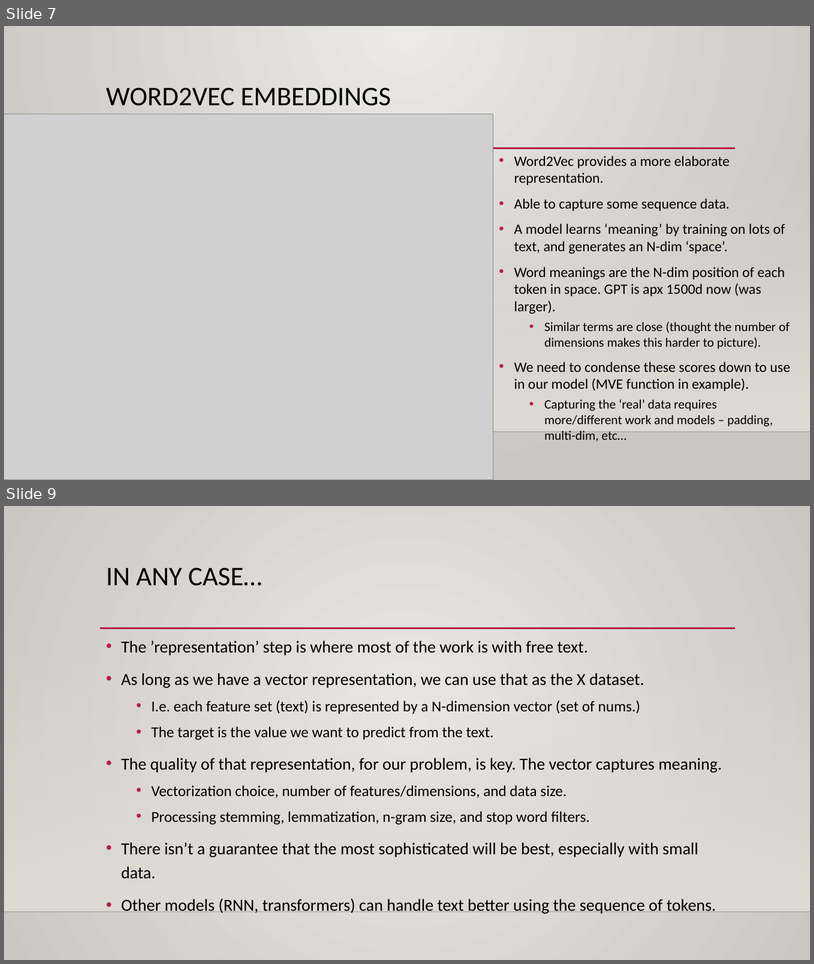
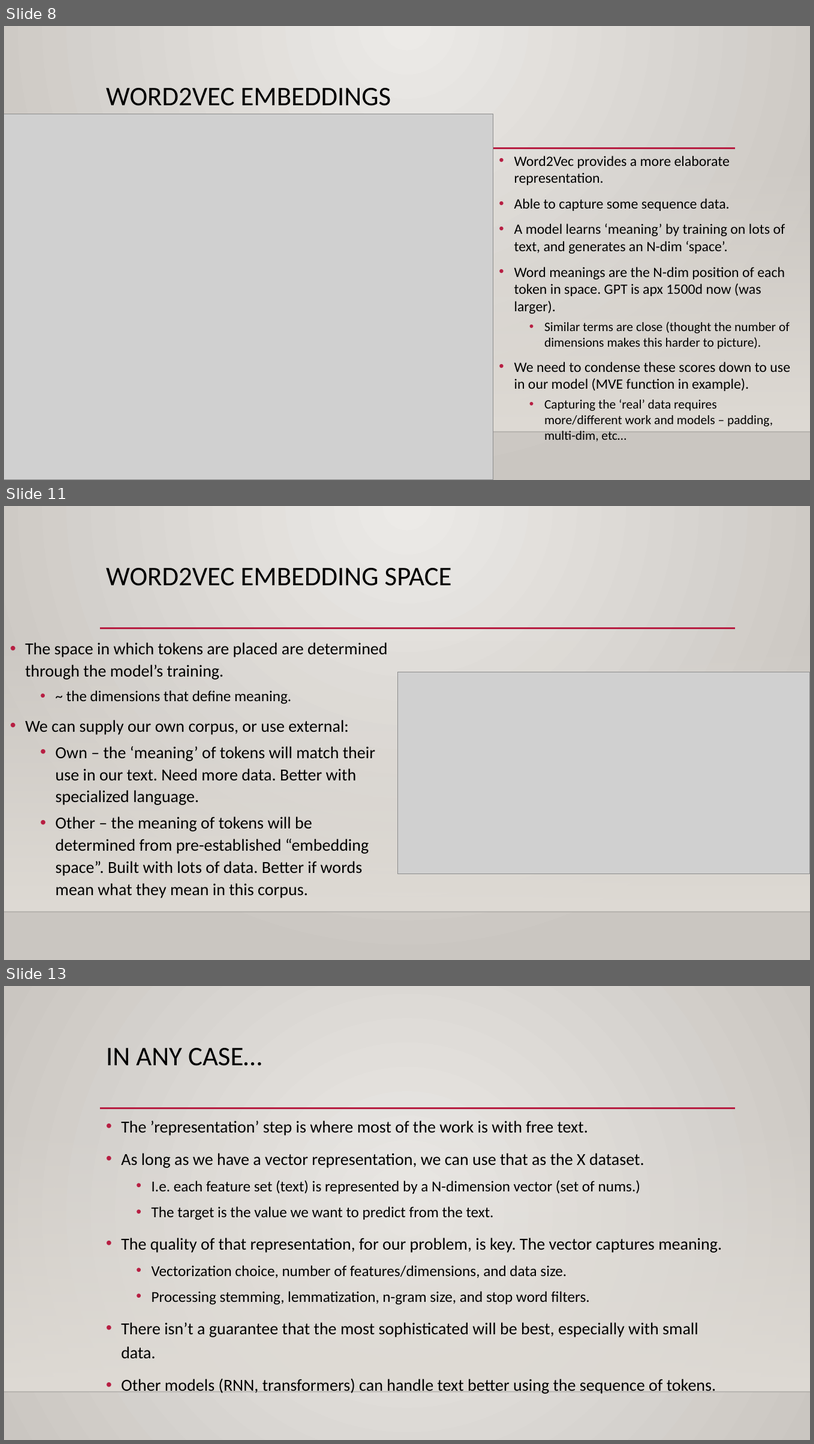
Before and after one commit to calvint13/Intro_to_Machine_Learning_Student_Workbooks, a slide deck: reference_content/Slides/spatial.pptx. Shown one above the other, each under a label of ours: slides 7 and 9 before the commit, slides 8, 11 and 13 after it; the slides between them are not shown. The pictures are 814x964 and 814x1444 pixels, drawn with LibreOffice and Linux fonts; fonts in the diff are those of the drawing; grey boxes stand for pictures; background and template pictures are left out. Boxes give left, top, right and bottom in pixels: in the first picture for what was removed or moved away, otherwise in the second. Text is boxed around its words. In the diff, an @@ line names an element or a change of style, - is before the commit and + after.

```diff
--- a/reference_content/Slides/spatial.pptx
+++ b/reference_content/Slides/spatial.pptx
@@ slide 11 added at bbox=[4, 506, 810, 960], background gradient #ECEAE7 to #CAC7C1; not listed: 3 template elements that a slide beside it also shows @@
@@ title added at bbox=[106, 568, 452, 586], 32 pt, text #000000 @@
+WORD2VEC EMBEDDING SPACE
@@ text added at bbox=[25, 642, 388, 898], 20 pt, text #000000 @@
+• The space in which tokens are placed are determined through the model’s training.
+  • ~ the dimensions that define meaning.
+• We can supply our own corpus, or use external:
+  • Own – the ‘meaning’ of tokens will match their use in our text. Need more data. Better with specialized language.
+  • Other – the meaning of tokens will be determined from pre-established “embedding space”. Built with lots of data. Better if words mean what they mean in this corpus.
@@ picture added at bbox=[398, 672, 810, 874] @@
@@ what was slide 7 is now slide 8 @@
@@ what was slide 9 is now slide 13 @@
```
Also in this commit, not shown: 1 slide changed, 4 other slides added, 1 slide removed, 3 other files.
